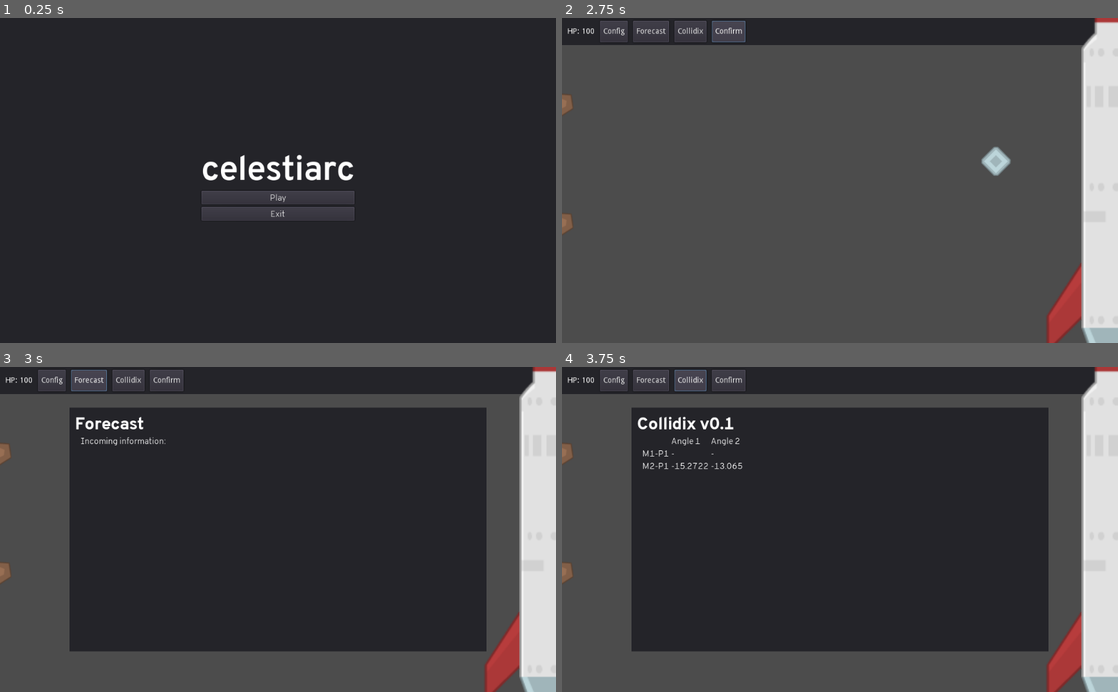
Above: before the commit, frames 1-4 (two rows, left to right).
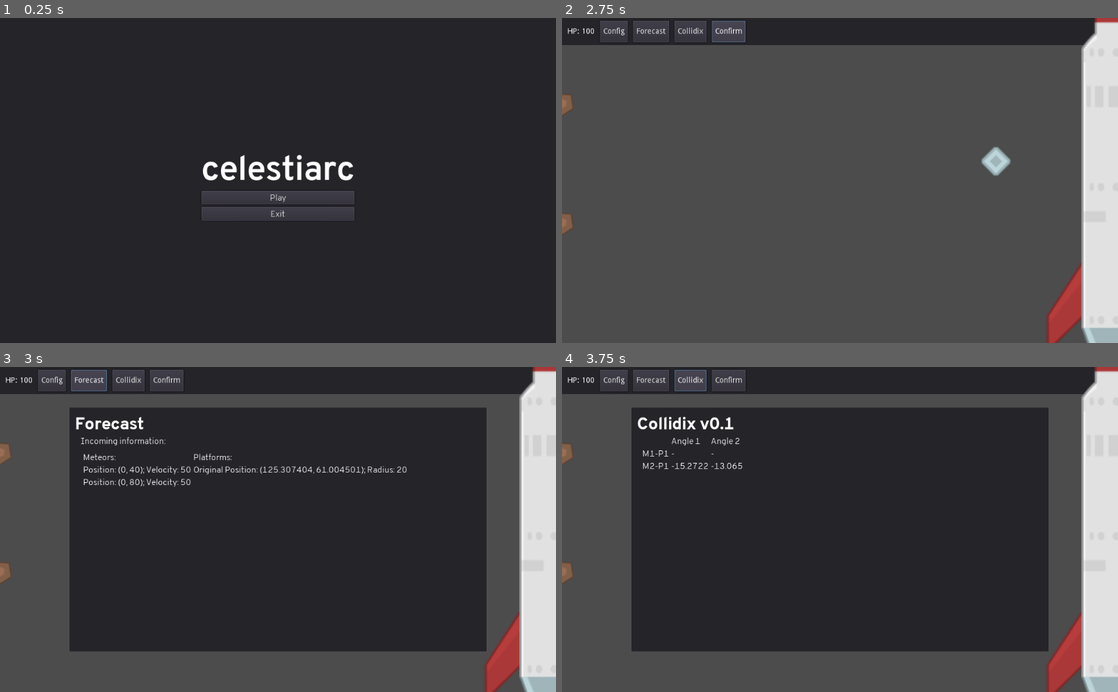
Above: after the commit, the same moments.

Repository: DrgnInventor/celestiarc
Game: Godot game, scene res://scenes/MainMenu.tscn
Two runs of this game, one before a commit and one after it. Both use one fixed random seed, a clock stepped at 60 frames per second and the inputs below.
Inputs:
- Up to frame 1 (0.25 s): no input
- Up to frame 2 (2.75 s): click "Play" at 0.5 s; click "Confirm" at 1.25 s; click "Confirm" at 2 s
- Up to frame 3 (3 s): click "Forecast" at 2.75 s
- Up to frame 4 (3.75 s): click "Collidix" at 3.5 s

Frames 1-2 are identical in both runs. In frame 3, 0.8% of the frame differs, in the area x 15-74%, y 26-37%; in frame 4, nothing differs.
Error before the commit: Invalid call. Nonexistent function 'get_children' in base 'Nil'. (res://scripts/helpers.gd:72)

Commit message:
Updated create_row, can be any size

Diff:
--- a/scripts/Forecaster.gd
+++ b/scripts/Forecaster.gd
@@ -1,7 +1,7 @@
 extends Control
 
-onready var mforecast = $MForecast
-onready var pforecast = $PForecast
+onready var mforecast = $HBoxContainer/MForecast
+onready var pforecast = $HBoxContainer/PForecast
 
 func forecast_mformater(data: Array):
 	var mTable = []
@@ -35,7 +35,10 @@
 	Helpers.kill_children(mforecast)
 	Helpers.kill_children(pforecast)
 
+	Helpers.create_row(mforecast, ["Meteors: "])
+	Helpers.create_row(pforecast, ["Platforms: "])
+
 	for obj in m:
-		Helpers.create_child(mforecast, obj)
+		Helpers.create_row(mforecast, [obj])
 	for obj in p:
-		Helpers.create_child(pforecast, obj)
+		Helpers.create_row(pforecast, [obj])
--- a/scripts/MeteorPlatformTable.gd
+++ b/scripts/MeteorPlatformTable.gd
@@ -14,10 +14,9 @@
 
 func refresh_data(data: Array) -> void:
 	"""data: N sized array with arrays of 3 strings as children."""
-	for child in wrapper.get_children():
-		child.queue_free()
+	Helpers.kill_children(wrapper)
 
-	Helpers.create_row(wrapper, "", "Angle 1", "Angle 2")
+	Helpers.create_row(wrapper,["", "Angle 1", "Angle 2"])
 	for d in data:
-		Helpers.create_row(wrapper, d[0], d[1], d[2])
+		Helpers.create_row(wrapper, [d[0], d[1], d[2]])
 		print(d[0], d[1], d[2])
--- a/scripts/helpers.gd
+++ b/scripts/helpers.gd
@@ -58,14 +58,9 @@
 	return label
 
 
-static func create_row(wrapper: Node, a: String, b: String, c: String) -> void:
-	wrapper.add_child(_create_label(a))
-	wrapper.add_child(_create_label(b))
-	wrapper.add_child(_create_label(c))
-
-
-static func create_child(container: Node, a: String):
-	container.add_child(_create_label(a))
+static func create_row(wrapper: Node, data: Array) -> void:
+	for child in data:
+		wrapper.add_child(_create_label(child))
 
 
 static func kill_children(container: Node):
